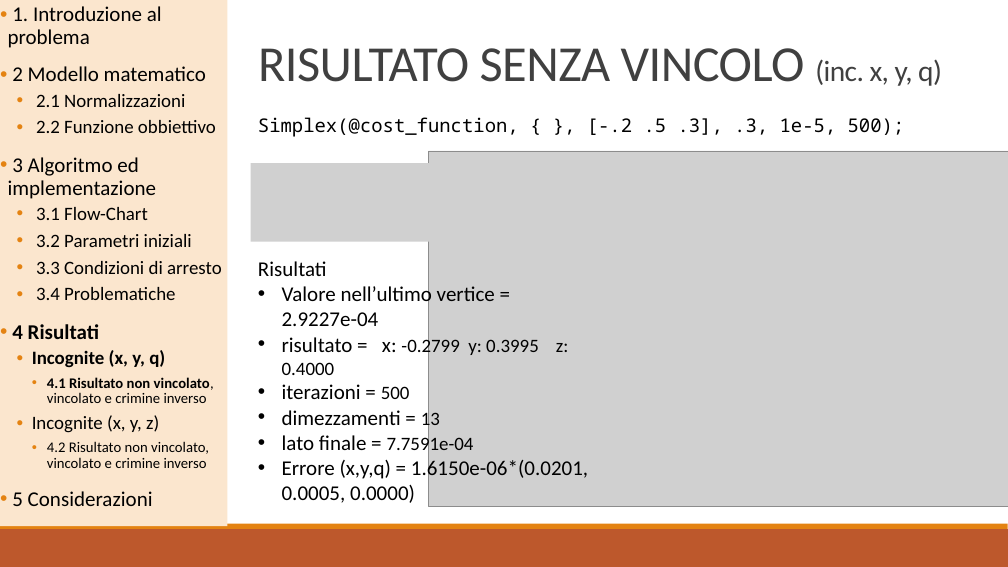
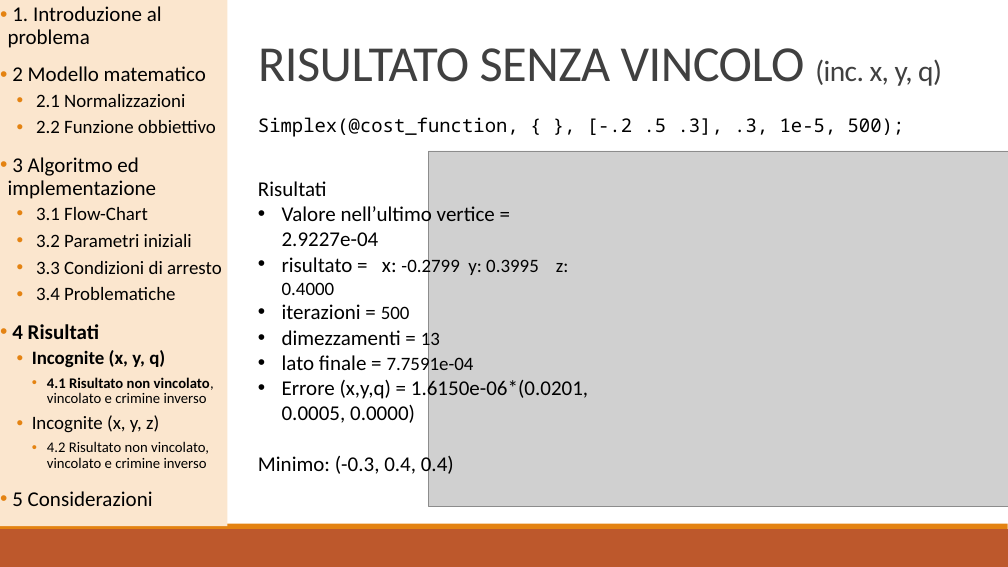
Before and after one commit to baldimario/Simplex, a slide deck: slide 15 of IDENTICAZIONE SISTEMA DI CARICHE PUNTIFORMI DA MISURE DI.pptx. Drawn at 1008x567 pixels with LibreOffice and Linux fonts; fonts in the diff are those of the drawing; grey boxes stand for pictures. Boxes give left, top, right and bottom in pixels: in the first picture for what was removed or moved away, otherwise in the second. Text is boxed around its words. In the diff, an @@ line names an element or a change of style, - is before the commit and + after.

```diff
--- a/IDENTICAZIONE SISTEMA DI CARICHE PUNTIFORMI DA MISURE DI.pptx
+++ b/IDENTICAZIONE SISTEMA DI CARICHE PUNTIFORMI DA MISURE DI.pptx
@@ text "Risultati": place and size @@
-text "Risultati" at [258,261,588,503]
+text "Risultati" at [258,181,588,477]
@@ picture removed at [250,163,580,242] @@
@@ text at [258,453,454,477]: paragraph added @@
+Minimo: (-0.3, 0.4, 0.4)
```
Also in this commit, not shown: 3 other slides changed, 1 other file.
